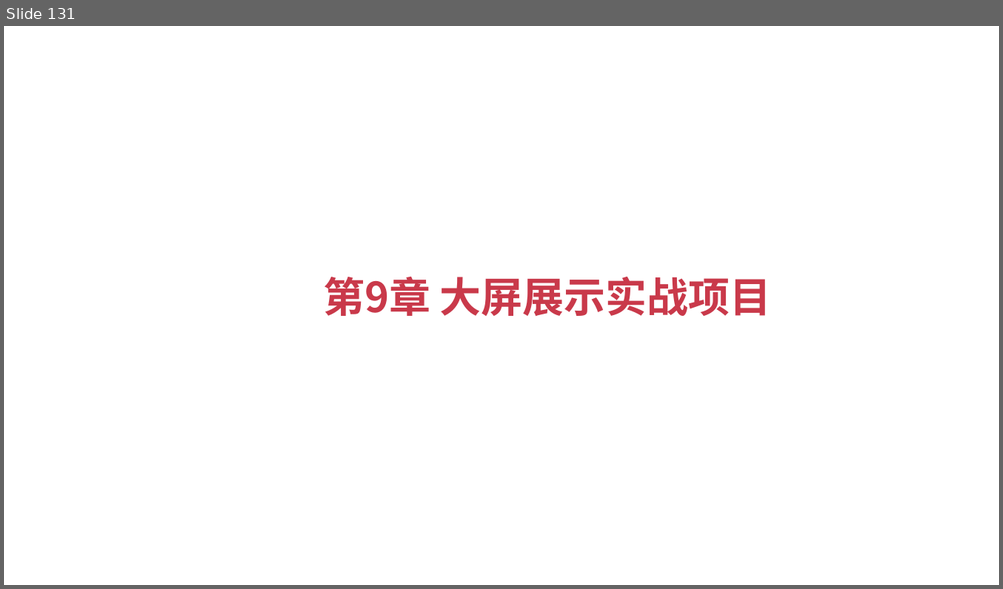
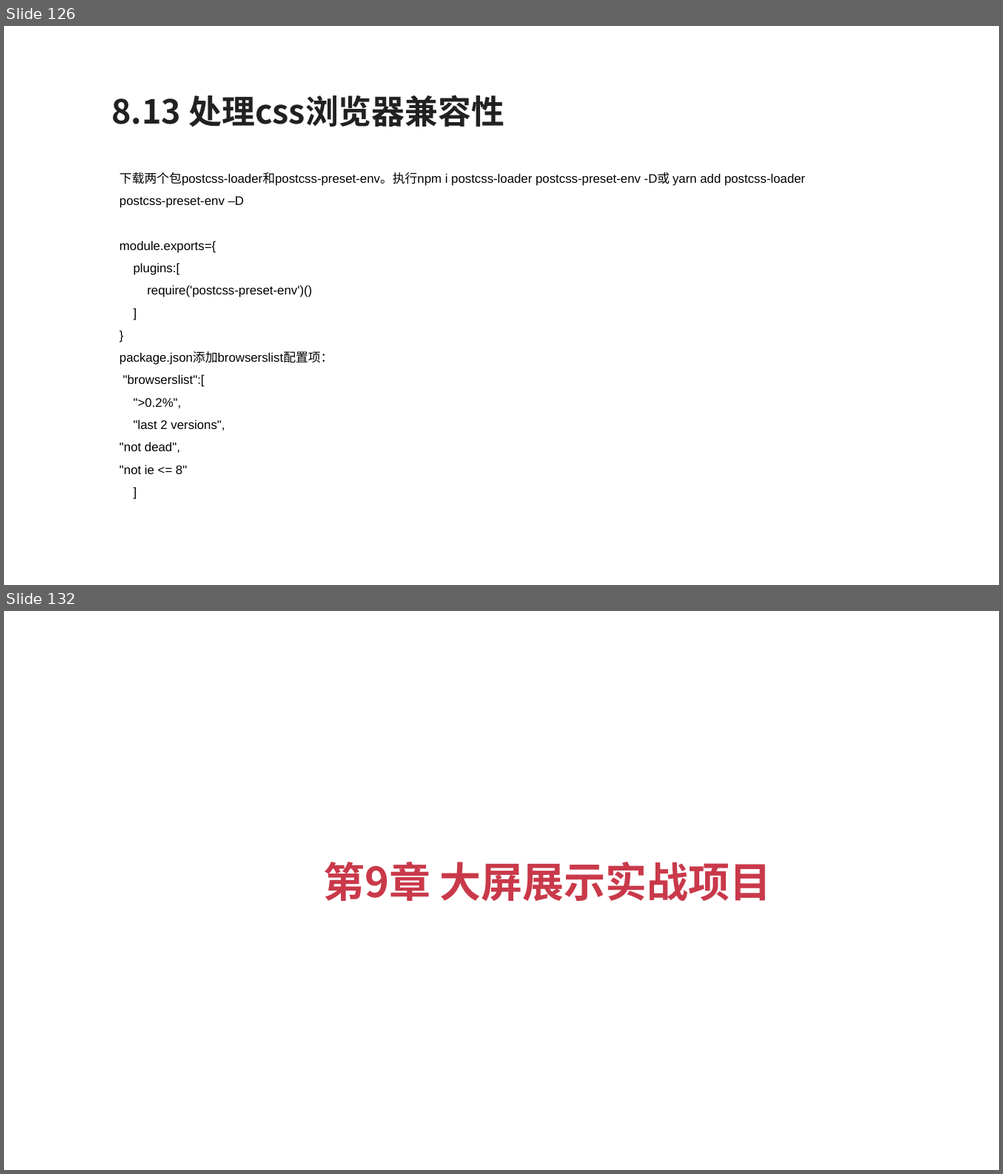
Before and after one commit to zouyujie/vue3_book_codes, a slide deck: Vue3+TypeScript开发指南.pptx. Shown one above the other, each under a label of ours: slide 131 before the commit, slides 126 and 132 after it; the slides between them are not shown. The pictures are 1003x589 and 1003x1174 pixels, drawn with LibreOffice and Linux fonts; fonts in the diff are those of the drawing. Boxes give left, top, right and bottom in pixels: in the first picture for what was removed or moved away, otherwise in the second. Text is boxed around its words. In the diff, an @@ line names an element or a change of style, - is before the commit and + after.

```diff
--- a/Vue3+TypeScript开发指南.pptx
+++ b/Vue3+TypeScript开发指南.pptx
@@ slide 126 added at bbox=[4, 26, 999, 585], background #FFFFFF @@
@@ text added at bbox=[112, 95, 504, 127], 24 pt, text #212121, bold @@
+8.13 处理css浏览器兼容性
@@ text added at bbox=[119, 173, 805, 474], 9 pt, text #000000 @@
+下载两个包postcss-loader和postcss-preset-env。执行npm i postcss-loader postcss-preset-env -D或 yarn add postcss-loader postcss-preset-env –D
+module.exports={
+plugins:[
+require('postcss-preset-env')()
+]
+}
+package.json添加browserslist配置项：
+"browserslist":[
+">0.2%",
+"last 2 versions",
+"not dead",
+"not ie <= 8"
+]
@@ what was slide 131 is now slide 132 @@
```
Also in this commit, not shown: 3 slides changed, 49 other slides added, 49 slides removed.
